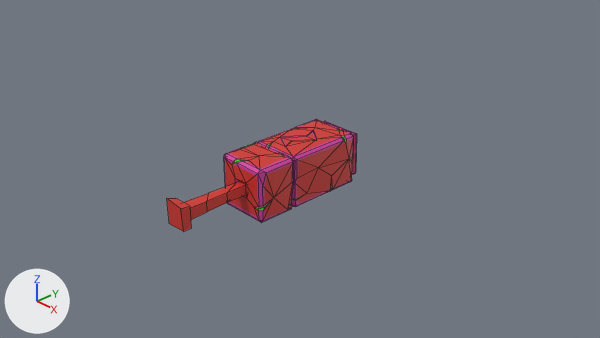
An edit to the Blender file models/production/magnets.blend, drawn before and after from the same camera.
The view is the same before and after, from the file's camera 'Camera'. Every picture has the same lights, and +X, +Y and +Z are marked at lower left. Mesh edges are drawn as thin lines.

Objects in the first picture: 'gaussmeter', 'gaussmeter_move'.
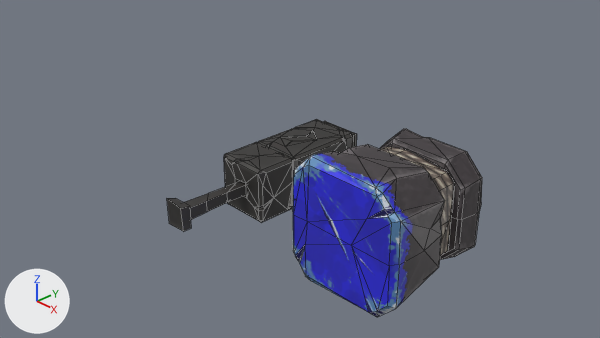
Boxes [x1, y1, x2, y2] around the edits, measured in the pictures (600 x 338 px):
'natural-magnet', shown: after [293, 129, 482, 317]
'gaussmeter', surface changed (red to black): [167, 119, 357, 231] in both
'gaussmeter_move', surface changed, reshaped: [224, 142, 293, 222] in both
part 1 of me_立方体_004, cut back: [227, 142, 279, 159] in both
part 2 of me_立方体_004, surface changed (red to black): [224, 153, 293, 221] in both

The change in detail:
Picture 'TEX_gaussmeter.png' (img_tex_gaussmeter_png) is new.
Material 'gaussmeter' (mat_gaussmeter) changes its picture from img_map_gaussmeter to img_tex_gaussmeter_png.
Material 'gaussmeter_move' (mat_gaussmeter_move) changes its picture from img_map_gaussmeter to img_tex_gaussmeter_png.
me_立方体_004 is used by ob_gaussmeter_move; location (0.0, 0.0, 0.0).
me_立方体_004 had 94 vertices, 126 faces and spanned x -0.389..0.383, y -1.026..0.468, z -0.383..0.387.
me_立方体_004 now has 87 vertices, 117 faces and spans x -0.389..0.383, y -1.026..0.468, z -0.383..0.387.
Part 1, on me_立方体_004:
7 vertices are removed from x -0.351..-0.302, y -0.777..-0.517, z 0.355..0.372.
13 faces are deleted.
4 new faces join them.
me_立方体_004 part 2: 48 kept faces spanning x -0.389..0.383, y -1.026..0.468, z -0.383..0.387 get new texture (UV) coordinates.
Object 'natural-magnet' (ob_natural_magnet) is now shown.
Object 'natural-magnet' (ob_natural_magnet) moves from (0.0, 0.0, 0.0) to (1.715, 0.0, 0.0).
